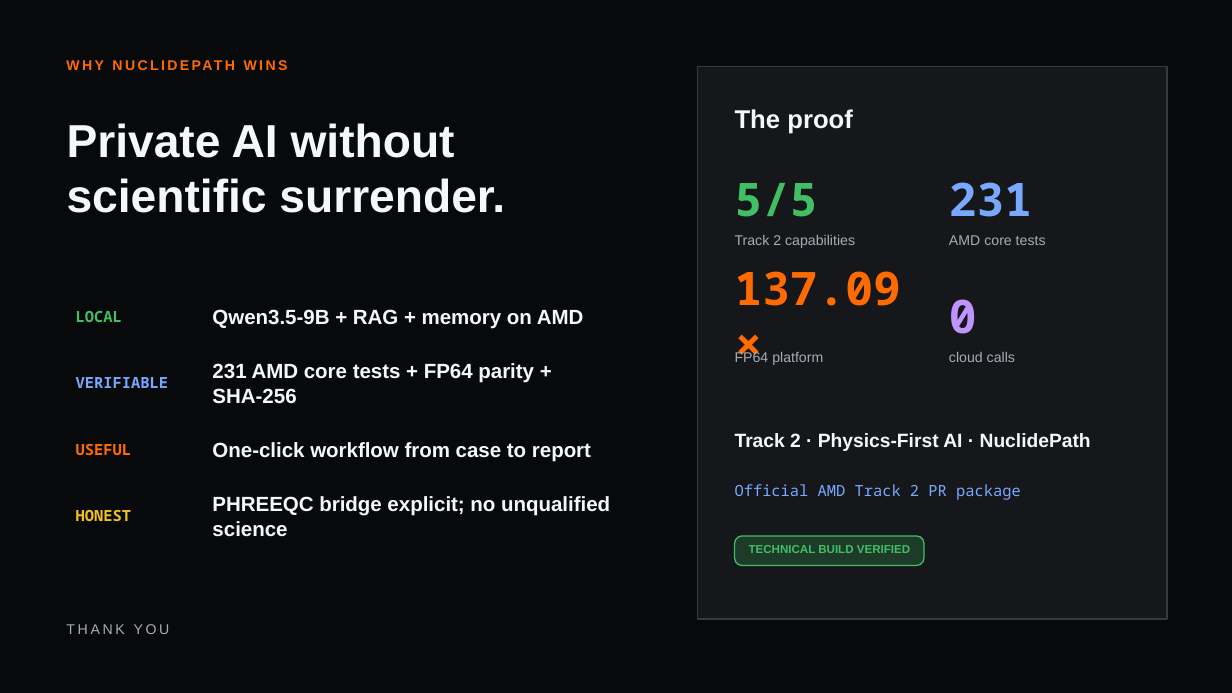
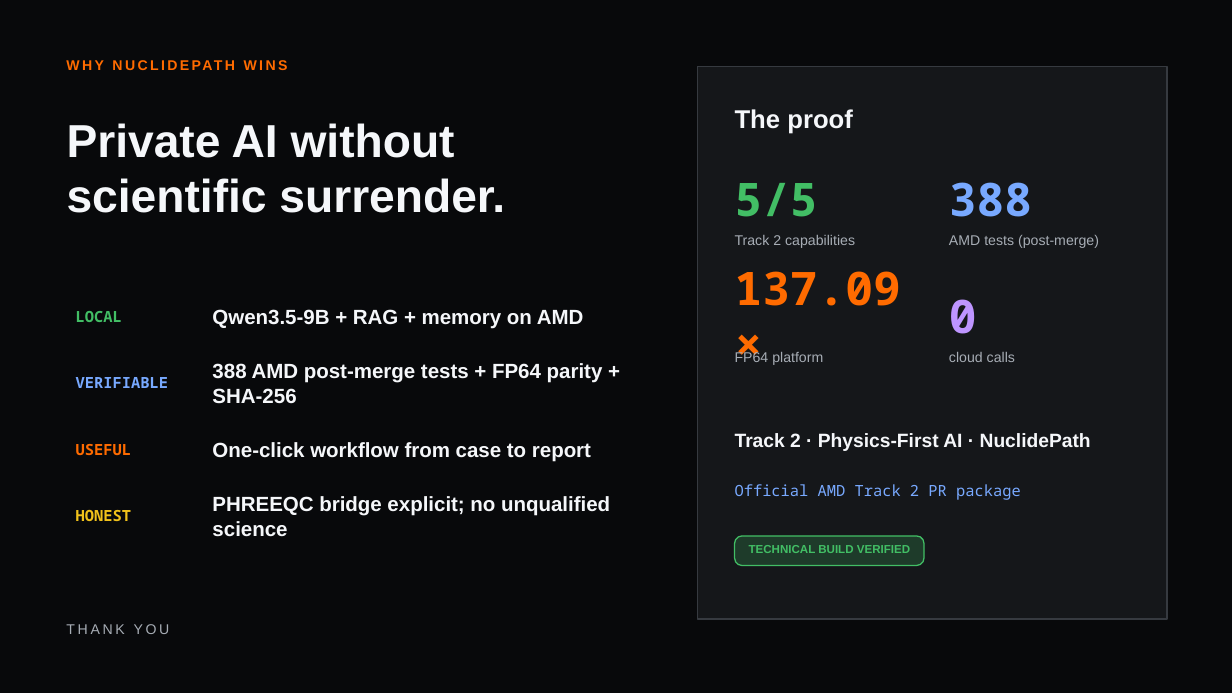
Before and after one commit to anakinsuper/Radeon-hackathon-2026-07, a slide deck: slide 9 of submissions/Track2-Physics-First-AI-NuclidePath/NuclidePath_Track2_Deck.pptx. Drawn at 1232x693 pixels with LibreOffice and Linux fonts; fonts in the diff are those of the drawing. Boxes give left, top, right and bottom in pixels: in the first picture for what was removed or moved away, otherwise in the second. Text is boxed around its words. In the diff, an @@ line names an element or a change of style, - is before the commit and + after.

Commit message:
Sync contest deck to main 13eb2c8 (388 AMD post-merge claim)

```diff
--- a/submissions/Track2-Physics-First-AI-NuclidePath/NuclidePath_Track2_Deck.pptx
+++ b/submissions/Track2-Physics-First-AI-NuclidePath/NuclidePath_Track2_Deck.pptx
@@ text at bbox=[949, 182, 1032, 217]: text changed @@
-231
+388
@@ text at bbox=[949, 235, 1099, 248]: text changed @@
-AMD core tests
+AMD tests (post-merge)
@@ text at bbox=[212, 363, 603, 404]: text changed @@
-231 AMD core tests + FP64 parity + SHA-256
+388 AMD post-merge tests + FP64 parity + SHA-256
```
Also in this commit, not shown: 1 other file.
